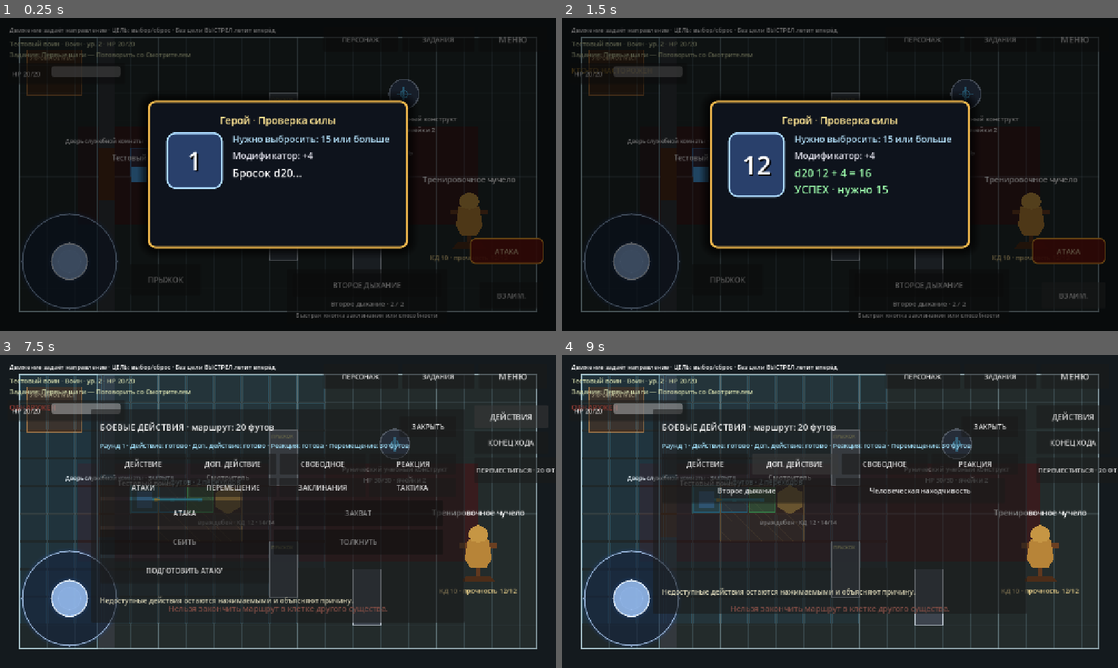
Above: before the commit, frames 1-4 (two rows, left to right).
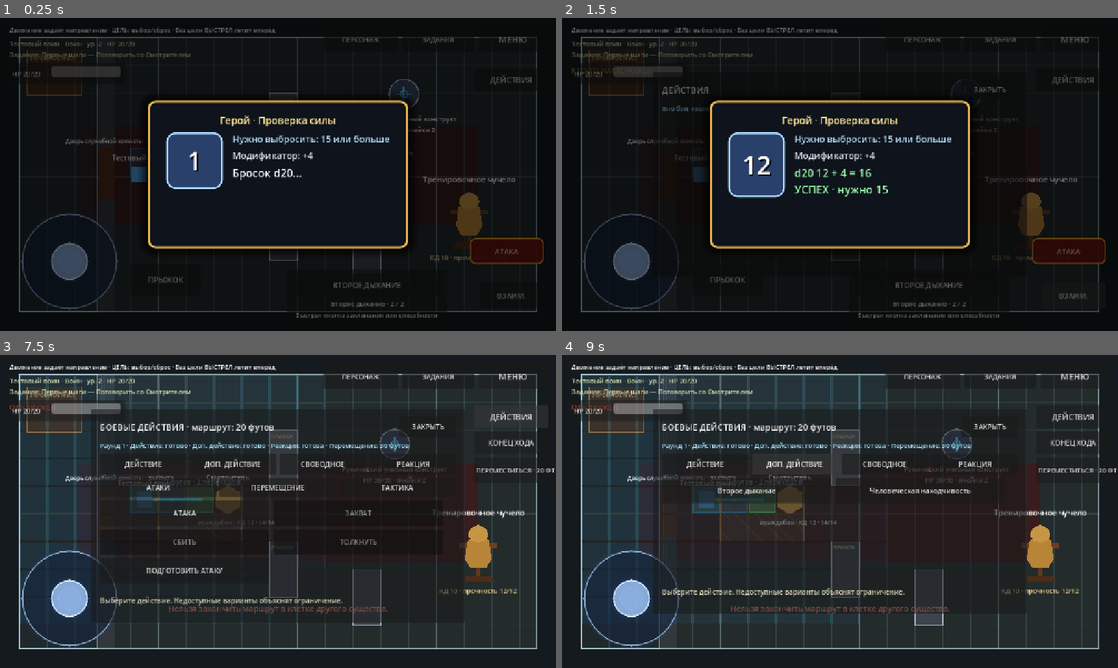
Above: after the commit, the same moments.

Repository: eretenkodaniil16-rgb/rpg-project
Game: Godot game, scene res://tests/test_mobile_combat_progression_hud.tscn
Same seed, same stepped clock (60 frames per second), same inputs: the game is played once before the commit and once after it. This scene is started directly instead of the project's main scene.
Inputs (mouse positions are in pixels of both pictures, inside the frame that each line leads up to):
- Up to frame 1 (0.25 s): no input
- Up to frame 2 (1.5 s): click (1073, 80) at 0.5 s, where only the run after the commit has a clickable "ДЕЙСТВИЯ"; click "ВЗАИМ." at 1.25 s
- Up to frame 3 (7.5 s): click "МЕНЮ" at 2 s; click "Новая игра" at 2.75 s; click "В главное меню" at 3.5 s; click "Новая игра" at 4.25 s; click "В меню" at 5 s; click "Продолжить" at 5.75 s; tap Enter (ui_accept) at 6.5, 6.77 s; move the mouse to (400, 495) at 6.52 s; hold Right (ui_right) 6.53-7.25 s; tap C at 6.6 s; click (400, 495) at 6.67 s; click "ДЕЙСТВИЯ" at 7.25 s
- Up to frame 4 (9 s): click "ДЕЙСТВИЕ" at 8 s; click "ДОП. ДЕЙСТВИЕ" at 8.75 s

The runs differ from the first frame. In frame 1, less than 0.1% of the frame differs, in the area x 88-97%, y 16-24%; in frame 2, 1.3%, in the area x 16-97%, y 16-83%; in frame 3, 1.0%; in frame 4, 0.5%.
Error in both runs: Invalid assignment of property or key 'text' with value of type 'String' on a base object of type 'null instance'. (res://scripts/game/npc.gd:41)

Commit message:
feat(ui): turn Actions tab into reusable exploration and combat menu

Diff:
--- a/scripts/ui/action_catalog_ui.gd
+++ b/scripts/ui/action_catalog_ui.gd
@@ -10,8 +10,10 @@
 	"bonus": "ДОП. ДЕЙСТВИЕ",
 	"reaction": "РЕАКЦИЯ"
 }
-const ACTION_GROUP_ORDER: Array[String] = ["attack", "movement", "spell", "tactic"]
+const ACTION_GROUP_ORDER: Array[String] = ["target", "world", "attack", "movement", "spell", "tactic"]
 const ACTION_GROUP_LABELS: Dictionary = {
+	"target": "ЦЕЛЬ",
+	"world": "МИР",
 	"attack": "АТАКИ",
 	"movement": "ПЕРЕМЕЩЕНИЕ",
 	"spell": "ЗАКЛИНАНИЯ",
@@ -33,8 +35,11 @@
 
 var _entries: Dictionary = {}
 var _selected_category: String = "action"
-var _selected_action_group: String = "attack"
+var _selected_action_group: String = "target"
 var _last_signature: String = ""
+var _combat_active: bool = false
+var _group_buttons: Dictionary = {}
+var _category_buttons: Dictionary = {}
 
 
 func _ready() -> void:
@@ -54,27 +59,34 @@
 	has_movement_plan: bool = false,
 	planned_cost_feet: int = 0
 ) -> void:
-	var show_combat_controls: bool = combat_active and not overlay_visible
-	catalog_button.visible = show_combat_controls
-	end_turn_button.visible = show_combat_controls
-	confirm_move_button.visible = show_combat_controls and player_turn and has_movement_plan
+	var mode_changed: bool = _combat_active != combat_active
+	_combat_active = combat_active
+	var show_catalog_controls: bool = not overlay_visible
+	catalog_button.visible = show_catalog_controls
+	end_turn_button.visible = combat_active and show_catalog_controls
+	confirm_move_button.visible = combat_active and show_catalog_controls and player_turn and has_movement_plan
 	jump_button.hide()
-	if not combat_active:
-		panel.hide()
-	if not catalog_button.visible and panel.visible:
+	if overlay_visible and panel.visible:
 		panel.hide()
 	_entries = entries.duplicate(true)
 	resource_label.text = resource_text
-	header_label.text = "БОЕВЫЕ ДЕЙСТВИЯ · %s" % movement_plan_text
-	catalog_button.disabled = not player_turn
+	header_label.text = "БОЕВЫЕ ДЕЙСТВИЯ · %s" % movement_plan_text if combat_active else "ДЕЙСТВИЯ"
+	catalog_button.disabled = combat_active and not player_turn
 	end_turn_button.disabled = not player_turn
 	confirm_move_button.disabled = not player_turn or not has_movement_plan
 	confirm_move_button.text = "ПЕРЕМЕСТИТЬСЯ · %d ФТ" % planned_cost_feet if has_movement_plan else "ПЕРЕМЕСТИТЬСЯ"
+	category_row.visible = combat_active
+	if mode_changed:
+		_selected_category = "action"
+		_selected_action_group = "attack" if combat_active else "target"
+		_last_signature = ""
+	_ensure_valid_selection()
 	if panel.visible:
 		var signature: String = JSON.stringify([
 			_entries,
 			_selected_category,
 			_selected_action_group,
+			combat_active,
 			player_turn,
 			resource_text,
 			movement_plan_text
@@ -166,6 +178,7 @@
 		category_button.size_flags_horizontal = Control.SIZE_EXPAND_FILL
 		category_button.pressed.connect(_select_category.bind(category_id))
 		category_row.add_child(category_button)
+		_category_buttons[category_id] = category_button
 
 	action_group_row = HBoxContainer.new()
 	action_group_row.add_theme_constant_override("separation", 6)
@@ -178,6 +191,7 @@
 		group_button.size_flags_horizontal = Control.SIZE_EXPAND_FILL
 		group_button.pressed.connect(_select_action_group.bind(group_id))
 		action_group_row.add_child(group_button)
+		_group_buttons[group_id] = group_button
 
 	var scroll := ScrollContainer.new()
 	scroll.custom_minimum_size = Vector2(0.0, 210.0)
@@ -217,12 +231,14 @@
 	panel.visible = not panel.visible
 	if panel.visible:
 		_last_signature = ""
+		_ensure_valid_selection()
 		_rebuild_action_grid()
 
 
 func _select_category(category_id: String) -> void:
 	_selected_category = category_id
 	_last_signature = ""
+	_ensure_valid_selection()
 	_rebuild_action_grid()
 
 
@@ -232,10 +248,25 @@
 	_rebuild_action_grid()
 
 
+func _ensure_valid_selection() -> void:
+	if not _combat_active:
+		_selected_category = "action"
+	var values: Variant = _entries.get(_selected_category, [])
+	var category_entries: Array = values as Array if values is Array else []
+	var available_groups: Array[String] = []
+	for group_id: String in ACTION_GROUP_ORDER:
+		for entry_value: Variant in category_entries:
+			if entry_value is Dictionary and str((entry_value as Dictionary).get("group", "tactic")) == group_id:
+				available_groups.append(group_id)
+				break
+	if _selected_category == "action" and _selected_action_group not in available_groups:
+		_selected_action_group = available_groups[0] if not available_groups.is_empty() else "target"
+
+
 func _rebuild_action_grid() -> void:
 	for child: Node in action_grid.get_children():
 		child.queue_free()
-	action_group_row.visible = _selected_category == "action"
+	_update_navigation_buttons()
 	var values: Variant = _entries.get(_selected_category, [])
 	var category_entries: Array = values as Array if values is Array else []
 	var visible_entries: Array[Dictionary] = []
@@ -266,7 +297,28 @@
 		button.pressed.connect(_emit_action.bind(str(entry.get("id", "")), description, available))
 		button.mouse_entered.connect(_show_description.bind(description))
 		action_grid.add_child(button)
-	description_label.text = "Недоступные действия остаются нажимаемыми и объясняют причину."
+	description_label.text = "Выберите действие. Недоступные варианты объяснят ограничение."
+
+
+func _update_navigation_buttons() -> void:
+	for category_id: String in CATEGORY_ORDER:
+		var category_button: Button = _category_buttons.get(category_id) as Button
+		if category_button != null:
+			var values: Variant = _entries.get(category_id, [])
+			category_button.visible = _combat_active and values is Array and not (values as Array).is_empty()
+	for group_id: String in ACTION_GROUP_ORDER:
+		var group_button: Button = _group_buttons.get(group_id) as Button
+		if group_button == null:
+			continue
+		var has_entries: bool = false
+		var values: Variant = _entries.get("action", [])
+		if values is Array:
+			for entry_value: Variant in values as Array:
+				if entry_value is Dictionary and str((entry_value as Dictionary).get("group", "tactic")) == group_id:
+					has_entries = true
+					break
+		group_button.visible = _selected_category == "action" and has_entries
+	action_group_row.visible = _selected_category == "action"
 
 
 func _emit_action(action_id: String, description: String, available: bool) -> void:
